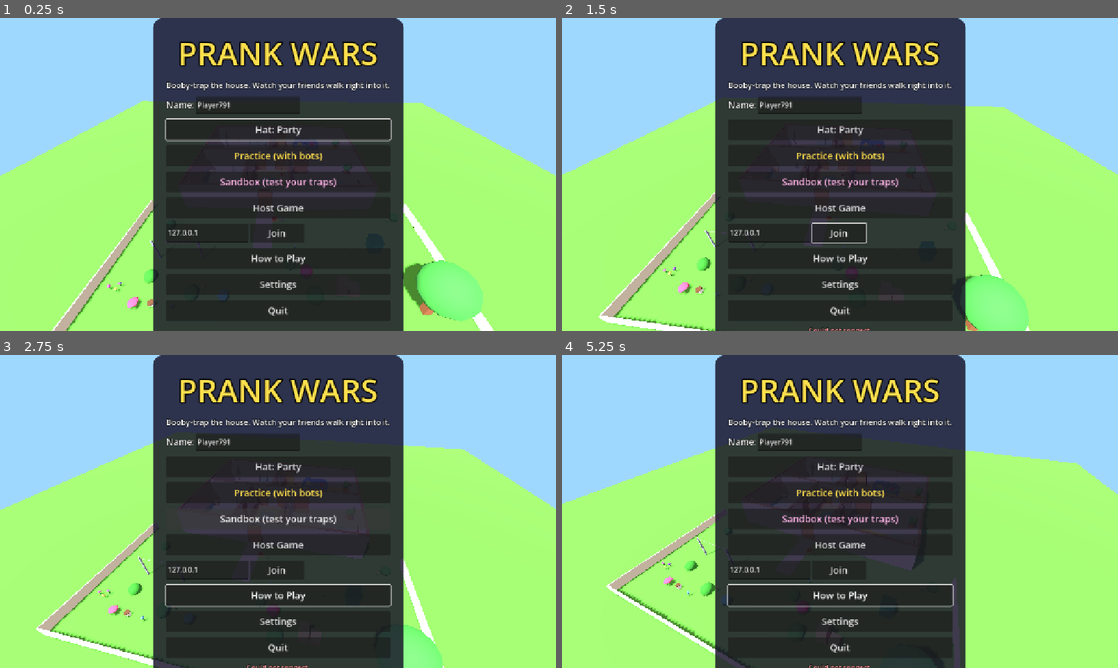
Above: before the commit, frames 1-4 (two rows, left to right).
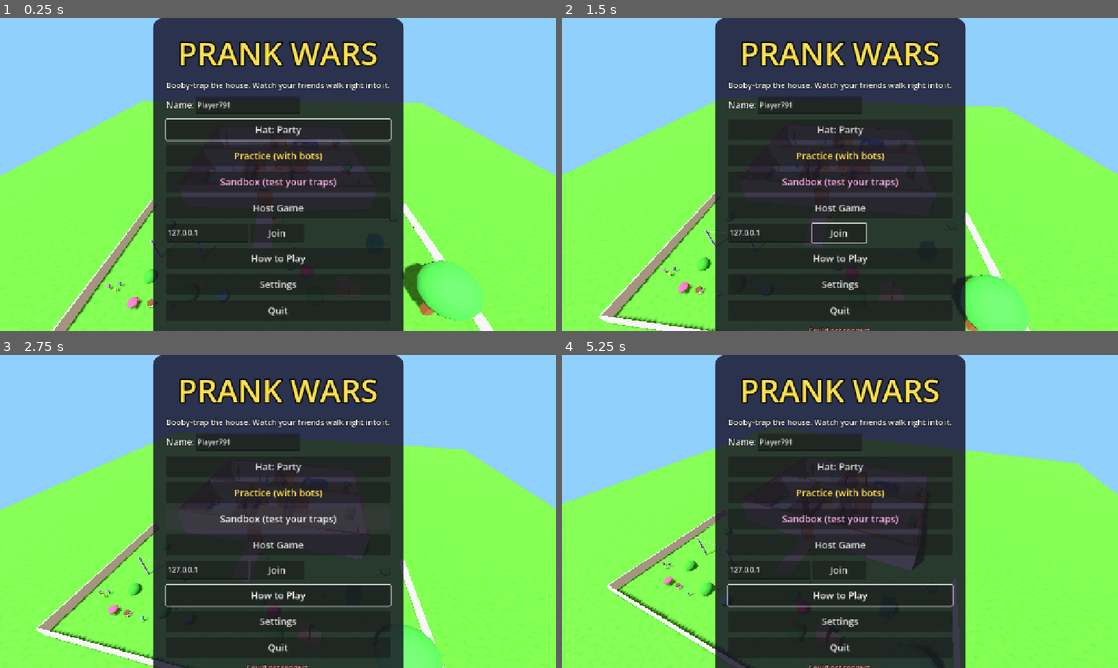
Above: after the commit, the same moments.

Repository: rraeyz/Prank_Wars
Game: Godot game, scene res://scenes/main.tscn
Two runs of this game, one before a commit and one after it. Both use one fixed random seed, a clock stepped at 60 frames per second and the inputs below.
Inputs (mouse positions are in pixels of both pictures, inside the frame that each line leads up to):
- Up to frame 1 (0.25 s): no input
- Up to frame 2 (1.5 s): click "Join" at 0.5 s; move the mouse to (962, 158) at 1.27 s; hold D (move_right) from 1.28 s (still down); click (962, 158) at 1.35 s
- Up to frame 3 (2.75 s): move the mouse to (166, 527) at 2.02 s; release D (move_right) at 2.03 s; hold S (move_down) from 2.03 s (still down); tap Tab (cam_next) at 2.1 s
- Up to frame 4 (5.25 s): move the mouse to (895, 442) at 2.77 s; release S (move_down) at 2.78 s; hold D (move_right) 2.78-3.53 s; tap Delete (clear_all) at 2.85 s; move the mouse to (812, 574) at 3.52 s; hold W (move_up) 3.53-4.28 s; tap Shift (dive) at 3.6 s; click (812, 574) at 3.67 s; move the mouse to (1006, 558) at 4.27 s; hold A (move_left) from 4.28 s (still down); tap G (ghost) at 4.35 s; tap Escape (menu) at 4.9 s; move the mouse to (673, 464) at 5.02 s; tap E (interact) at 5.1 s

The runs differ from the first frame. In frame 1, 32% of the frame differs, in the area x 0-100%, y 26-100%; in frame 2, 32%; in frame 3, 33%; in frame 4, 34%, in the area x 0-100%, y 30-100%.

Commit message:
Görünüm: dokulu zemin/çim, pencereler, renk düzeltmesi; ayarlara parlaklık/kontrast/doygunluk
Co-Authored-By: Claude Opus 5.5 <noreply@anthropic.com>
Claude-Session: https://claude.ai/code/session_01JFvHhXoGGsaEn8ymwmaVcf

Diff:
--- a/scripts/game_config.gd
+++ b/scripts/game_config.gd
@@ -119,6 +119,7 @@
 var settings := {
 	"name": "", "lang": "", "master": 0.8, "music": 0.5, "sfx": 0.9,
 	"fullscreen": false, "last_ip": "127.0.0.1", "keys": {}, "hat": 1,
+	"brightness": 1.0, "contrast": 1.0, "saturation": 1.0,
 }
 const REBINDABLE := ["move_up", "move_down", "move_left", "move_right", "jump", "interact", "dive", "action", "prev_item", "next_item", "cam_next", "reveal", "taunt", "ghost", "trigger_all"]
 const SETTINGS_PATH := "user://settings.cfg"
@@ -239,7 +240,21 @@
 	apply_settings()
 
 
+signal visuals_changed
+const SLIDERS := {"master": [0.0, 1.0], "music": [0.0, 1.0], "sfx": [0.0, 1.0],
+	"brightness": [0.5, 1.5], "contrast": [0.6, 1.4], "saturation": [0.0, 1.6]}
+
+
+## Applies the player's brightness / contrast / saturation (plus our base color grade) to an Environment.
+func apply_env(e: Environment) -> void:
+	e.adjustment_enabled = true
+	e.adjustment_brightness = 0.94 * float(settings["brightness"])
+	e.adjustment_contrast = 1.06 * float(settings["contrast"])
+	e.adjustment_saturation = 1.15 * float(settings["saturation"])
+
+
 func apply_settings() -> void:
+	visuals_changed.emit()
 	var buses := {"Master": settings["master"], "Music": settings["music"], "SFX": settings["sfx"]}
 	for b in buses:
 		var idx := AudioServer.get_bus_index(b)
--- a/scripts/house.gd
+++ b/scripts/house.gd
@@ -111,9 +111,75 @@
 	add_child(fl)
 	var grass := U.box(Vector3(60, 0.1, 60), Color("5fb345"), Vector3(0, -0.06, 4), self)
 	grass.name = "Grass"
+	grass.material_override = _textured(Color("5fb345"), _noise_tex(0.08), Vector3(18, 18, 1))
+	var floor_tex := _noise_tex(0.02, true)
 	for r in cols:
 		var rc: Rect2 = rooms[r]
-		U.box(Vector3(rc.size.x, 0.04, rc.size.y), cols[r], Vector3(rc.get_center().x, 0.0, rc.get_center().y), self)
+		var f := U.box(Vector3(rc.size.x, 0.04, rc.size.y), cols[r], Vector3(rc.get_center().x, 0.0, rc.get_center().y), self)
+		f.material_override = _textured(cols[r], floor_tex, Vector3(rc.size.x / 3.0, rc.size.y / 3.0, 1))
+	_windows()
+
+
+static var _tex_cache := {}
+
+
+## Soft procedural noise so floors and grass aren't flat colors (no image files needed).
+func _noise_tex(freq: float, planks := false) -> Texture2D:
+	var key := "%f%s" % [freq, planks]
+	if _tex_cache.has(key):
+		return _tex_cache[key]
+	var n := FastNoiseLite.new()
+	n.frequency = freq
+	n.seed = 7
+	var t := NoiseTexture2D.new()
+	t.width = 256
+	t.height = 256
+	t.seamless = true
+	t.noise = n
+	if planks:
+		n.fractal_octaves = 2
+		t.width = 64
+		t.height = 512
+	var g := Gradient.new()
+	g.colors = PackedColorArray([Color(0.82, 0.82, 0.82), Color(1, 1, 1)])
+	t.color_ramp = g
+	_tex_cache[key] = t
+	return t
+
+
+func _textured(c: Color, tex: Texture2D, scale: Vector3) -> StandardMaterial3D:
+	var m := StandardMaterial3D.new()
+	m.albedo_color = c
+	m.albedo_texture = tex
+	m.uv1_scale = scale
+	m.roughness = 0.85
+	return m
+
+
+## Windows on the inside faces of the outer walls the camera can see (north, west, east).
+func _windows() -> void:
+	var glass := Color(0.62, 0.84, 1.0)
+	var frame := Color("fdfdfd")
+	var x := RECT.position.x + 2.0
+	while x < RECT.end.x - 1.5:
+		var win := Node3D.new()
+		win.position = Vector3(x, 1.45, RECT.position.y + T / 2.0 + 0.02)
+		add_child(win)
+		U.box(Vector3(1.2, 0.9, 0.04), frame, Vector3.ZERO, win)
+		U.box(Vector3(1.05, 0.75, 0.05), glass, Vector3(0, 0, 0.01), win)
+		U.box(Vector3(0.04, 0.75, 0.06), frame, Vector3(0, 0, 0.02), win)
+		x += 4.0
+	for side in [-1.0, 1.0]:
+		var z := RECT.position.y + 2.0
+		while z < 5.0:
+			var w2 := Node3D.new()
+			var wx: float = (RECT.position.x + T / 2.0 + 0.02) if side < 0.0 else (RECT.end.x - T / 2.0 - 0.02)
+			w2.position = Vector3(wx, 1.45, z)
+			w2.rotation.y = PI / 2.0
+			add_child(w2)
+			U.box(Vector3(1.2, 0.9, 0.04), frame, Vector3.ZERO, w2)
+			U.box(Vector3(1.05, 0.75, 0.05), glass, Vector3(0, 0, 0.01 * side), w2)
+			z += 4.0
 
 
 func _house_decor() -> void:
--- a/scripts/hud.gd
+++ b/scripts/hud.gd
@@ -238,12 +238,12 @@
 	_pause.add_child(pv)
 	pv.add_child(_lbl("PRANK WARS", 36, Color("ffe14d")))
 	pv.add_child(_btn(I18n.t("resume"), func(): _pause.visible = false))
-	for k in ["master", "music", "sfx"]:
+	for k in Config.SLIDERS:
 		var row := HBoxContainer.new()
 		row.add_child(_lbl(I18n.t(k), 18, Color.WHITE))
 		var sl := HSlider.new()
-		sl.min_value = 0.0
-		sl.max_value = 1.0
+		sl.min_value = Config.SLIDERS[k][0]
+		sl.max_value = Config.SLIDERS[k][1]
 		sl.step = 0.05
 		sl.value = float(Config.settings[k])
 		sl.custom_minimum_size = Vector2(200, 20)
--- a/scripts/i18n.gd
+++ b/scripts/i18n.gd
@@ -71,6 +71,7 @@
 	"pu_coffee": ["Kahve (10 sn hız)", "Coffee (10 s speed)"],
 	"feed_powerup": ["%s aldı: %s", "%s got: %s"],
 	"feed_shield": ["%s şemsiyeyle korundu!", "%s's umbrella blocked it!"],
+	"brightness": ["Parlaklık", "Brightness"], "contrast": ["Kontrast", "Contrast"], "saturation": ["Renk doygunluğu", "Saturation"],
 	"mode": ["Mod", "Mode"],
 	"mode_turns": ["Sıralı (biri kurar, biri koşar)", "Turns (one traps, one runs)"],
 	"mode_chaos": ["KAOS (herkes aynı anda kurar ve koşar)", "CHAOS (everyone traps and runs at once)"],
--- a/scripts/i18n_extra.gd
+++ b/scripts/i18n_extra.gd
@@ -4,6 +4,9 @@
 const LANGS := ["es", "pt", "de", "fr", "ru"]
 
 const S := {
+	"brightness": ["Brillo", "Brilho", "Helligkeit", "Luminosité", "Яркость"],
+	"contrast": ["Contraste", "Contraste", "Kontrast", "Contraste", "Контраст"],
+	"saturation": ["Saturación", "Saturação", "Sättigung", "Saturation", "Насыщенность"],
 	"pu_umbrella": ["Paraguas (bloquea la próxima broma)", "Guarda-chuva (bloqueia a próxima)", "Schirm (blockt den nächsten Streich)", "Parapluie (bloque la prochaine blague)", "Зонт (блокирует следующий прикол)"],
 	"pu_coffee": ["Café (10 s de velocidad)", "Café (10 s de velocidade)", "Kaffee (10 s schneller)", "Café (10 s de vitesse)", "Кофе (10 с скорости)"],
 	"feed_powerup": ["%s consiguió: %s", "%s pegou: %s", "%s hat: %s", "%s a pris : %s", "%s взял(а): %s"],
--- a/scripts/main.gd
+++ b/scripts/main.gd
@@ -96,8 +96,9 @@
 	e.background_color = Color("9fd8ff")
 	e.ambient_light_source = Environment.AMBIENT_SOURCE_COLOR
 	e.ambient_light_color = Color("fff4e6")
-	e.ambient_light_energy = 0.6
+	e.ambient_light_energy = 0.45
 	env.environment = e
+	Config.apply_env(e)
 	bg.add_child(env)
 	var cam := Camera3D.new()
 	cam.name = "BgCam"
--- a/scripts/menu.gd
+++ b/scripts/menu.gd
@@ -303,14 +303,14 @@
 func _build_settings() -> void:
 	var v := _screen("settings")
 	v.add_child(_lbl(I18n.t("settings"), 40, Color("ffe14d")))
-	for k in ["master", "music", "sfx"]:
+	for k in Config.SLIDERS:
 		var row := HBoxContainer.new()
 		var l := _lbl(I18n.t(k), 20)
 		l.custom_minimum_size = Vector2(160, 0)
 		row.add_child(l)
 		var sl := HSlider.new()
-		sl.min_value = 0.0
-		sl.max_value = 1.0
+		sl.min_value = Config.SLIDERS[k][0]
+		sl.max_value = Config.SLIDERS[k][1]
 		sl.step = 0.05
 		sl.value = float(Config.settings[k])
 		sl.custom_minimum_size = Vector2(260, 24)
--- a/scripts/world.gd
+++ b/scripts/world.gd
@@ -136,10 +136,12 @@
 	e.background_color = Color("9fd8ff")
 	e.ambient_light_source = Environment.AMBIENT_SOURCE_COLOR
 	e.ambient_light_color = Color("fff4e6")
-	e.ambient_light_energy = 0.42
+	e.ambient_light_energy = 0.36
 	env.environment = e
 	add_child(env)
 	_env = e
+	Config.apply_env(e)
+	Config.visuals_changed.connect(func(): Config.apply_env(e))
 
 
 func _make_client_body(b: RigidBody3D) -> void:
